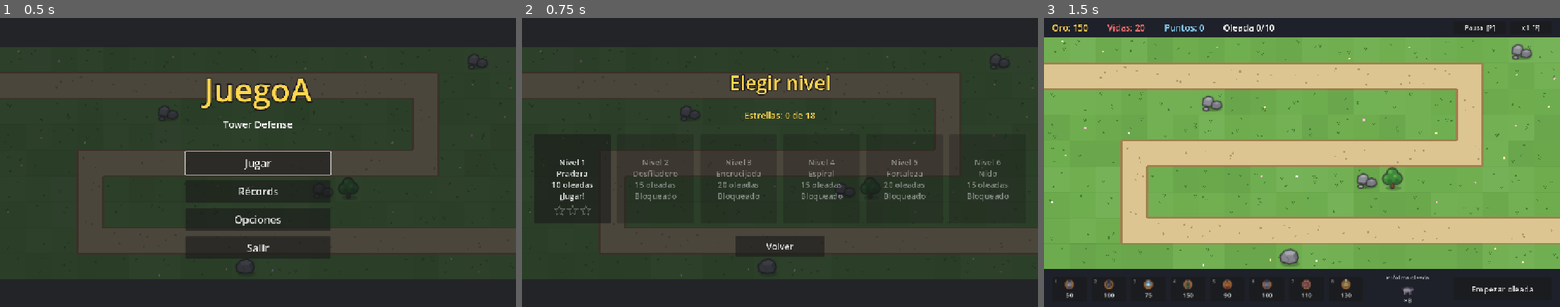
Above: before the commit, frames 1-3 (left to right).
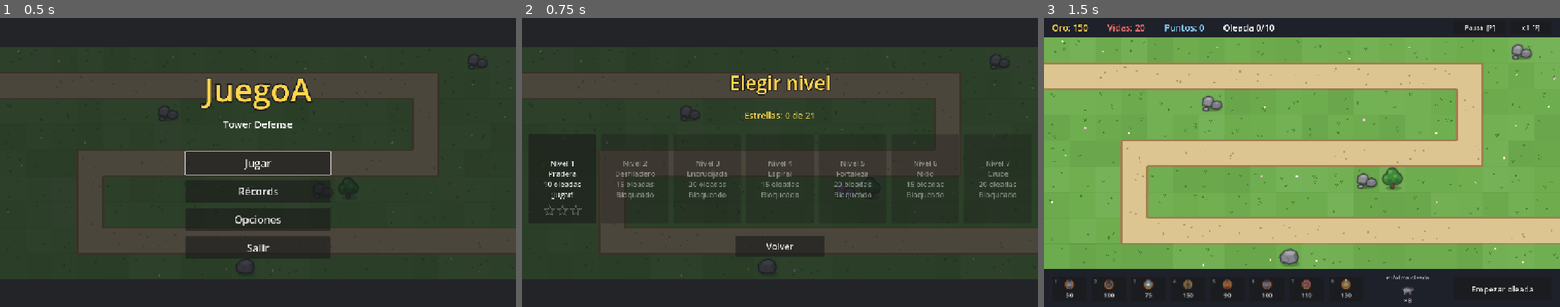
Above: after the commit, the same moments.

Repository: pasaporteN25/MonstersAndCanons
Game: Godot game, scene res://scenes/ui/main_menu.tscn
Same seed, same stepped clock (60 frames per second), same inputs: the game is played once before the commit and once after it.
Inputs:
- Up to frame 1 (0.5 s): no input
- Up to frame 2 (0.75 s): click "Jugar" at 0.5 s
- Up to frame 3 (1.5 s): click "Nivel 1 Pradera 10 oleadas ¡J…" at 1.25 s

Frame 1 is identical in both runs. In frame 2, 2.6% of the frame differs, in the area x 1-96%, y 32-71%; in frame 3, nothing differs.

Commit message:
T97 y T98: nivel 7 Cruce (JSON, 24 % de vida por oleada) y exportación para GNU/Linux
Co-Authored-By: Claude Sonnet 5.5 <noreply@anthropic.com>

Diff:
--- a/data/campaign.json
+++ b/data/campaign.json
@@ -1,4 +1,4 @@
 {
   "version": 1,
-  "niveles": ["level_01", "level_02", "level_03", "level_04", "level_05", "level_06"]
+  "niveles": ["level_01", "level_02", "level_03", "level_04", "level_05", "level_06", "level_07"]
 }
--- /dev/null
+++ b/data/levels/level_07.json
@@ -0,0 +1,65 @@
+{
+  "version": 1,
+  "nombre": "Cruce",
+  "oro": 300,
+  "vidas": 20,
+  "aumento_vida": 24,
+  "mapa": [
+    "....................",
+    "A#################..",
+    "....X...X.....X..#..",
+    ".X....X......#####..",
+    "........##S#.#......",
+    "..#######..###...X..",
+    "..#.......X....X....",
+    "..#################B",
+    ".....X......X......."
+  ],
+  "oleadas": [
+    [{"enemigo": "normal", "cantidad": 12, "cada": 0.7},
+     {"enemigo": "normal", "cantidad": 12, "cada": 0.7, "desde": 3.0, "entrada": "B"}],
+    [{"enemigo": "fast", "cantidad": 15, "cada": 0.4},
+     {"enemigo": "fast", "cantidad": 15, "cada": 0.4, "desde": 2.0, "entrada": "B"}],
+    [{"enemigo": "troll", "cantidad": 6, "cada": 1.5},
+     {"enemigo": "spider", "cantidad": 4, "cada": 2.0, "desde": 3.0, "entrada": "B"}],
+    [{"enemigo": "armored", "cantidad": 10, "cada": 0.9},
+     {"enemigo": "flyer", "cantidad": 10, "cada": 0.6, "desde": 2.0, "entrada": "B"}],
+    [{"enemigo": "tank", "cantidad": 6, "cada": 1.4, "entrada": "B"},
+     {"enemigo": "normal", "cantidad": 20, "cada": 0.4, "desde": 3.0}],
+    [{"enemigo": "spider", "cantidad": 8, "cada": 1.3},
+     {"enemigo": "troll", "cantidad": 8, "cada": 1.2, "desde": 2.0, "entrada": "B"}],
+    [{"enemigo": "flyer", "cantidad": 15, "cada": 0.5},
+     {"enemigo": "fast", "cantidad": 20, "cada": 0.3, "desde": 3.0, "entrada": "B"}],
+    [{"enemigo": "armored", "cantidad": 12, "cada": 0.8, "entrada": "B"},
+     {"enemigo": "tank", "cantidad": 8, "cada": 1.2, "desde": 3.0}],
+    [{"enemigo": "boss", "cantidad": 1, "cada": 1.0},
+     {"enemigo": "spider", "cantidad": 8, "cada": 1.2, "desde": 3.0, "entrada": "B"}],
+    [{"enemigo": "troll", "cantidad": 12, "cada": 0.8},
+     {"enemigo": "troll", "cantidad": 12, "cada": 0.8, "desde": 3.0, "entrada": "B"}],
+    [{"enemigo": "fast", "cantidad": 30, "cada": 0.25},
+     {"enemigo": "flyer", "cantidad": 15, "cada": 0.4, "desde": 3.0, "entrada": "B"}],
+    [{"enemigo": "spider", "cantidad": 12, "cada": 1.0},
+     {"enemigo": "armored", "cantidad": 12, "cada": 0.7, "desde": 3.0, "entrada": "B"}],
+    [{"enemigo": "tank", "cantidad": 12, "cada": 1.0},
+     {"enemigo": "troll", "cantidad": 10, "cada": 0.9, "desde": 3.0, "entrada": "B"}],
+    [{"enemigo": "boss", "cantidad": 2, "cada": 3.0, "entrada": "B"},
+     {"enemigo": "fast", "cantidad": 25, "cada": 0.25, "desde": 3.0}],
+    [{"enemigo": "flyer", "cantidad": 20, "cada": 0.35},
+     {"enemigo": "spider", "cantidad": 12, "cada": 1.0, "desde": 3.0, "entrada": "B"},
+     {"enemigo": "armored", "cantidad": 10, "cada": 0.7, "desde": 8.0}],
+    [{"enemigo": "troll", "cantidad": 15, "cada": 0.7},
+     {"enemigo": "tank", "cantidad": 12, "cada": 0.9, "desde": 4.0, "entrada": "B"}],
+    [{"enemigo": "boss", "cantidad": 2, "cada": 3.0},
+     {"enemigo": "boss", "cantidad": 1, "cada": 1.0, "desde": 4.0, "entrada": "B"},
+     {"enemigo": "spider", "cantidad": 10, "cada": 0.9, "desde": 8.0}],
+    [{"enemigo": "fast", "cantidad": 40, "cada": 0.2},
+     {"enemigo": "flyer", "cantidad": 25, "cada": 0.3, "desde": 2.0, "entrada": "B"}],
+    [{"enemigo": "spider", "cantidad": 15, "cada": 0.8},
+     {"enemigo": "troll", "cantidad": 15, "cada": 0.7, "desde": 2.0, "entrada": "B"},
+     {"enemigo": "armored", "cantidad": 15, "cada": 0.6, "desde": 6.0}],
+    [{"enemigo": "boss", "cantidad": 3, "cada": 3.0},
+     {"enemigo": "boss", "cantidad": 3, "cada": 3.0, "desde": 3.0, "entrada": "B"},
+     {"enemigo": "spider", "cantidad": 12, "cada": 0.8, "desde": 8.0},
+     {"enemigo": "troll", "cantidad": 15, "cada": 0.6, "desde": 10.0, "entrada": "B"}]
+  ]
+}
--- a/scenes/ui/level_select.gd
+++ b/scenes/ui/level_select.gd
@@ -3,8 +3,8 @@
 # y su mejor resultado. Arriba, el total de estrellas de la campaña.
 extends Control
 
-## 6 tarjetas de 190 px + 5 espacios de 16 px = 1220 px: entran en los 1280 de la pantalla.
-const CARD_SIZE := Vector2(190, 220)
+## 7 tarjetas de 168 px + 6 espacios de 12 px = 1248 px: entran en los 1280 de la pantalla.
+const CARD_SIZE := Vector2(168, 220)
 const CARD_STAR_SIZE: float = 26.0
 
 @onready var _cards: HBoxContainer = %Cards
@@ -31,7 +31,7 @@
 	var level: LevelData = GameFlow.level(index)
 	var card := Button.new()
 	card.custom_minimum_size = CARD_SIZE
-	card.add_theme_font_size_override("font_size", 20)
+	card.add_theme_font_size_override("font_size", 18)
 	card.text = "Nivel %d\n%s\n%d oleadas\n%s\n\n" % [
 		index + 1, level.display_name, level.waves.size(), status_text(index)]
 	card.disabled = not GameFlow.is_level_unlocked(index)
--- a/scenes/ui/level_select.tscn
+++ b/scenes/ui/level_select.tscn
@@ -58,7 +58,7 @@
 unique_name_in_owner = true
 layout_mode = 2
 alignment = 1
-theme_override_constants/separation = 16
+theme_override_constants/separation = 12
 
 [node name="BackButton" type="Button" parent="Center/Rows"]
 unique_name_in_owner = true
--- a/tests/test_levels.gd
+++ b/tests/test_levels.gd
@@ -16,16 +16,16 @@
 
 # --- Campaña (spec §7) ---
 
-func test_campaign_has_six_levels_in_order() -> void:
+func test_campaign_has_seven_levels_in_order() -> void:
 	var ids: Array[StringName] = []
 	for level: LevelData in campaign.levels:
 		ids.append(level.id)
-	assert_eq(ids, [&"level_01", &"level_02", &"level_03", &"level_04", &"level_05", &"level_06"] as Array[StringName])
+	assert_eq(ids, [&"level_01", &"level_02", &"level_03", &"level_04", &"level_05", &"level_06", &"level_07"] as Array[StringName])
 
 
 func test_levels_match_spec_table() -> void:
 	# [oleadas, oro inicial, entradas]
-	var expected: Array = [[10, 150, 1], [15, 200, 1], [20, 250, 2], [15, 200, 1], [20, 300, 3], [15, 250, 2]]
+	var expected: Array = [[10, 150, 1], [15, 200, 1], [20, 250, 2], [15, 200, 1], [20, 300, 3], [15, 250, 2], [20, 300, 2]]
 	for i: int in expected.size():
 		var game: Game = _game_with_level(i)
 		assert_eq(game.level_data.waves.size(), expected[i][0], "nivel %d: oleadas" % (i + 1))
@@ -83,12 +83,14 @@
 
 # --- Salidas dentro del mapa y entradas por arriba (RF-06, T60) ---
 
-func test_only_the_spiral_has_its_exit_inside_the_map() -> void:
+func test_only_the_spiral_and_the_cross_have_their_exit_inside_the_map() -> void:
 	for i: int in campaign.levels.size():
 		var game: Game = _game_with_level(i)
 		var expected: Array[Vector2i] = []
 		if i == 3:
 			expected.append(Vector2i(5, 5))  # la puerta del centro de la Espiral
+		elif i == 6:
+			expected.append(Vector2i(10, 4))  # la puerta del centro del Cruce (spec §7.9)
 		assert_eq(game.level.inner_exit_cells(), expected, "nivel %d" % (i + 1))
 
 
Not shown, changed: export_presets.cfg
Not shown, changed: ONBOARDING.md
Not shown, changed: README.md
Not shown, changed: specs/01-spec.md
Not shown, changed: specs/03-tareas.md
Not shown, changed: specs/04-decisiones.md
